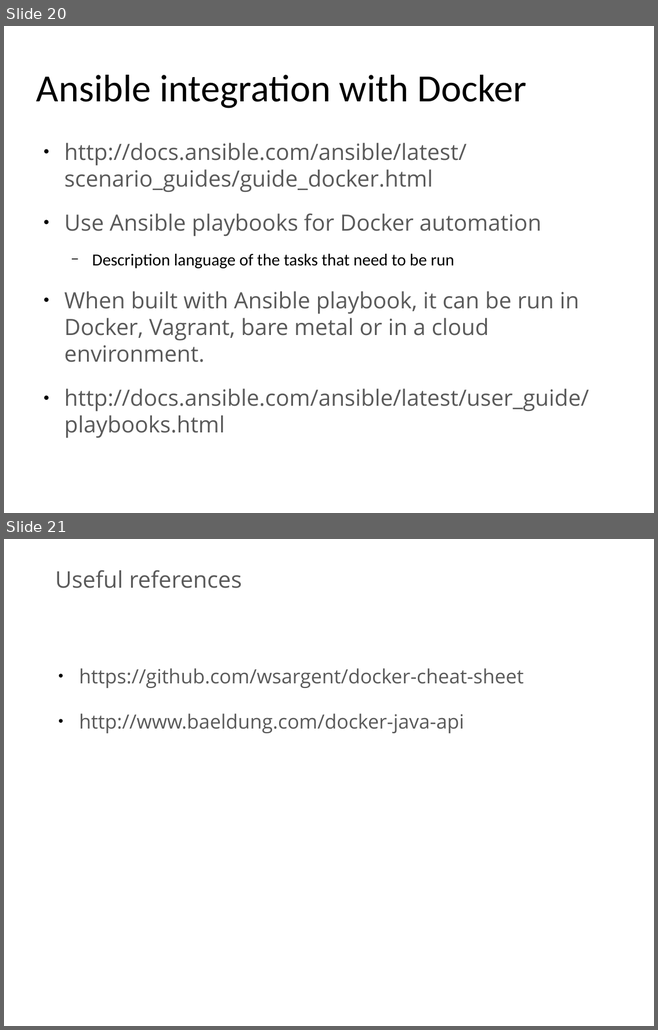
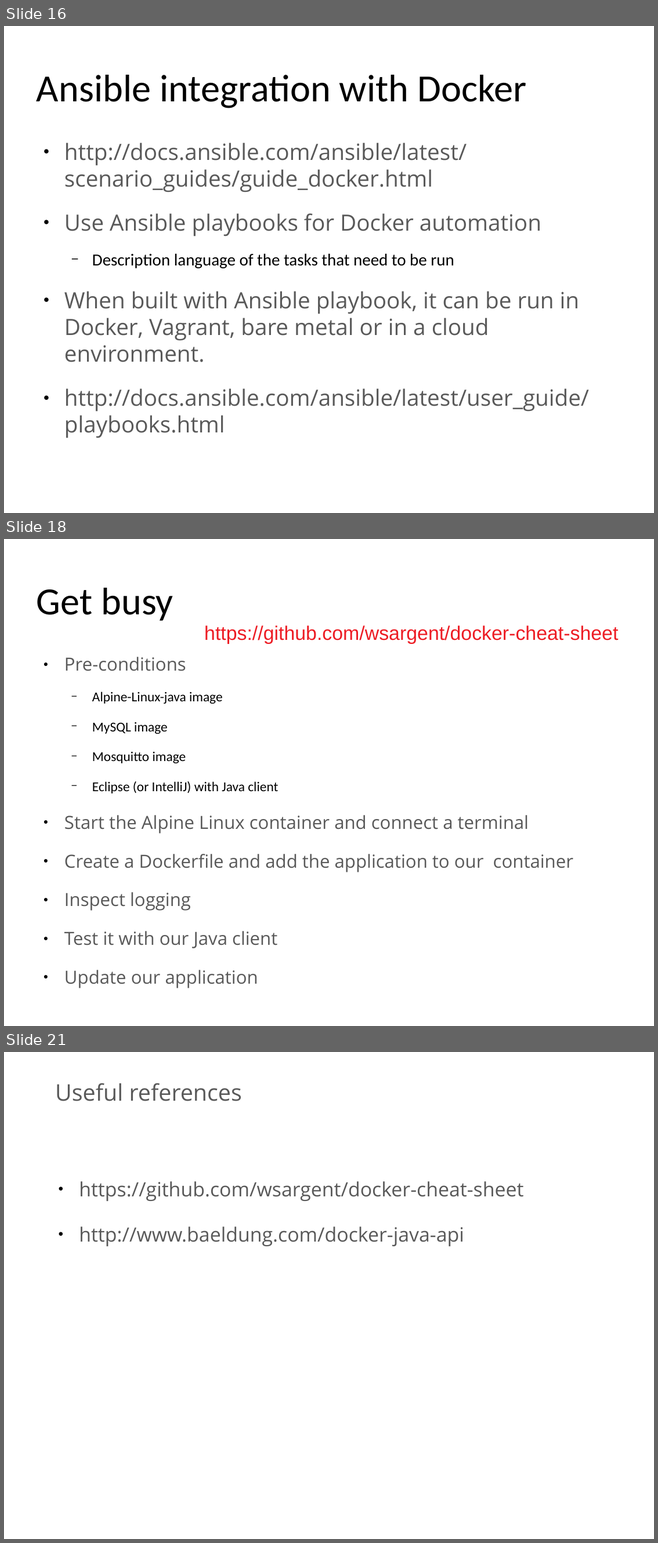
Before and after one commit to yeronimuz/gossip, a slide deck: presentation/docker_for_java_v1.0.odp. Shown one above the other, each under a label of ours: slides 20 and 21 before the commit, slides 16, 18 and 21 after it; the slides between them are not shown. The pictures are 658x1030 and 658x1543 pixels, drawn with LibreOffice and Linux fonts; fonts in the diff are those of the drawing; background and template pictures are left out. Boxes give left, top, right and bottom in pixels: in the first picture for what was removed or moved away, otherwise in the second. Text is boxed around its words. In the diff, an @@ line names an element or a change of style, - is before the commit and + after.

Commit message:
Add docker file for gossip-backend

```diff
--- a/presentation/docker_for_java_v1.0.odp
+++ b/presentation/docker_for_java_v1.0.odp
@@ slide 18 added at (4, 539, 654, 1026), background #FFFFFF @@
@@ title added at (36, 588, 173, 621), 47 pt, text #000000 @@
+Get busy
@@ text added at (204, 625, 618, 644), 24 pt, text #ED1C24 @@
+https://github.com/wsargent/docker-cheat-sheet
@@ text added at (64, 657, 573, 948), 22.1 pt, text #595959 @@
+● Pre-conditions
+  − Alpine-Linux-java image
+  − MySQL image
+  − Mosquitto image
+  − Eclipse (or IntelliJ) with Java client
+● Start the Alpine Linux container and connect a terminal
+● Create a Dockerfile and add the application to our container
+● Inspect logging
+● Test it with our Java client
+● Update our application
@@ what was slide 20 is now slide 16 @@
```
Also in this commit, not shown: 7 slides changed, 1 other slide added, 2 slides removed, 2 other files.
